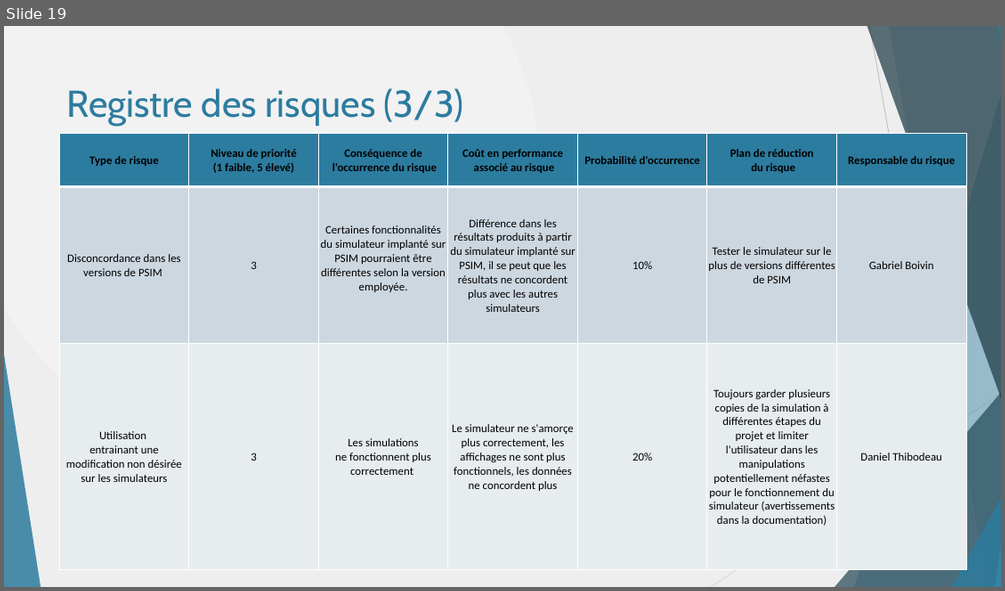
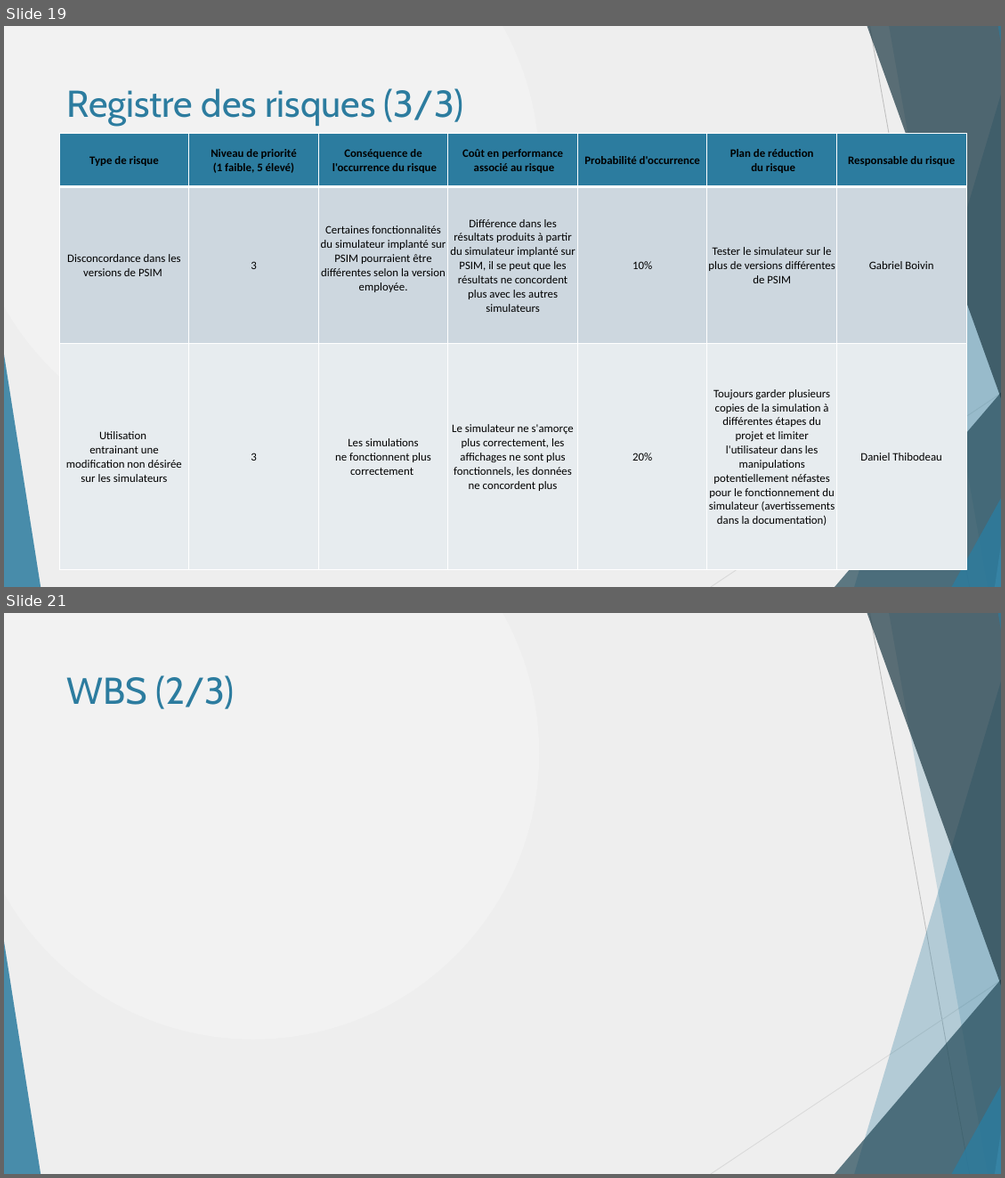
Before and after one commit to danthib76/DesignIV, a slide deck: Remise/Remise 1/Presentation_Remise_1.pptx. Shown one above the other, each under a label of ours: slide 19 before the commit, slides 19 and 21 after it; the slides between them are not shown. The pictures are 1005x591 and 1005x1178 pixels, drawn with LibreOffice and Linux fonts; fonts in the diff are those of the drawing; background and template pictures are left out. Boxes give left, top, right and bottom in pixels: in the first picture for what was removed or moved away, otherwise in the second. Text is boxed around its words. In the diff, an @@ line names an element or a change of style, - is before the commit and + after.

```diff
--- a/Remise/Remise 1/Presentation_Remise_1.pptx
+++ b/Remise/Remise 1/Presentation_Remise_1.pptx
@@ slide 21 added at <box>4,613,1001,1174</box>, background picture (left out); not listed: 10 template elements that a slide beside it also shows @@
@@ title added at <box>67,675,235,709</box>, 36 pt, text #2C7C9F @@
+WBS (2/3)
```
Also in this commit, not shown: 2 other slides added, 1 other file.
